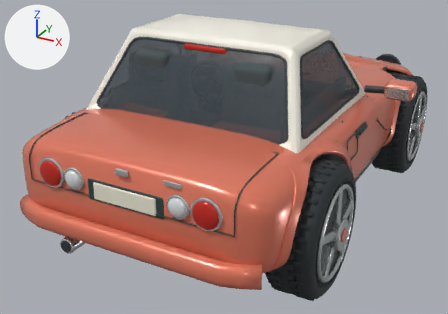
An edit to the Blender file source-art/family/roadster.blend, drawn before and after from the same camera.
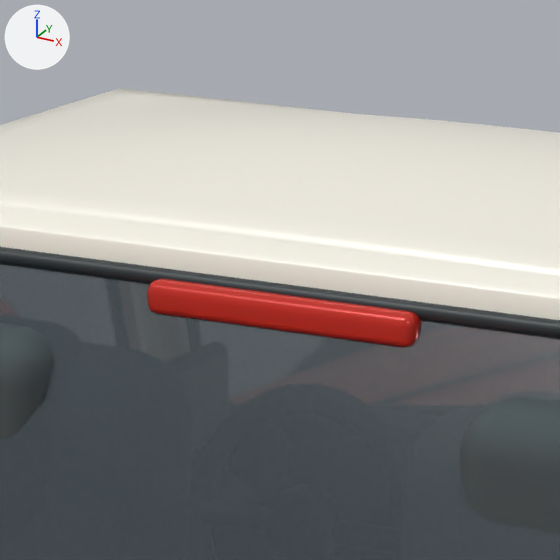
Each version appears first whole from a 50 mm camera at (1.93, -4.05, 2.27) aimed at (-0.15, -0.26, 0.38), and next in a close-up on the part from 36% to 55% of the width and 0% to 28% of the height. Lighting does not change. The marker at upper left points along +X, +Y and +Z. The older version's two pictures come first.

Objects in the first close-up: 'Body'.
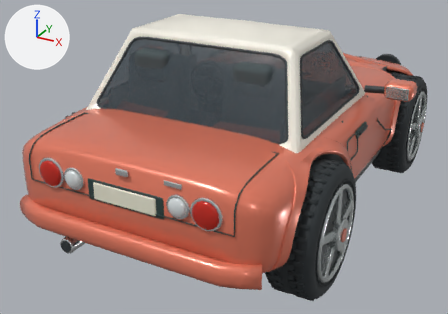
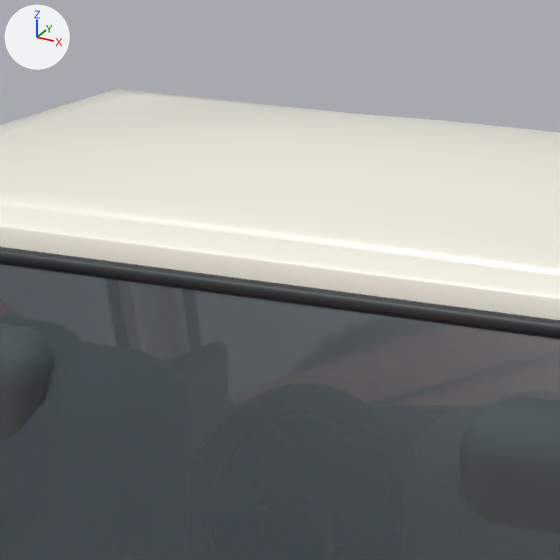
Where the newer file only moved an object's origin or applied its transform, the numbers keep the older frame.

Pixel boxes (x1, y1, x2, y2) of what changed, in the close-ups (560 x 560 px):
part 1 of me_continuous_formed_body_shell, deleted: before (147, 278, 421, 347)

What changed in the scene script:
```text
Change me_continuous_formed_body_shell:
    used by ob_body; location = (0.0, 0.0, 0.0)
    remove me_continuous_formed_body_shell.from_pydata(...)  # 20339 vertices, 19475 faces; spans x -1.13..1.13, y -1.74..1.74, z 0.25..1.45
    add me_continuous_formed_body_shell.from_pydata(...)  # 20243 vertices, 19377 faces; spans x -1.13..1.13, y -1.74..1.74, z 0.25..1.45
    me_continuous_formed_body_shell part 1: the loose piece of 96 vertices spanning x -0.15..0.15, y -0.79..-0.76, z 1.32..1.36 is deleted
```
